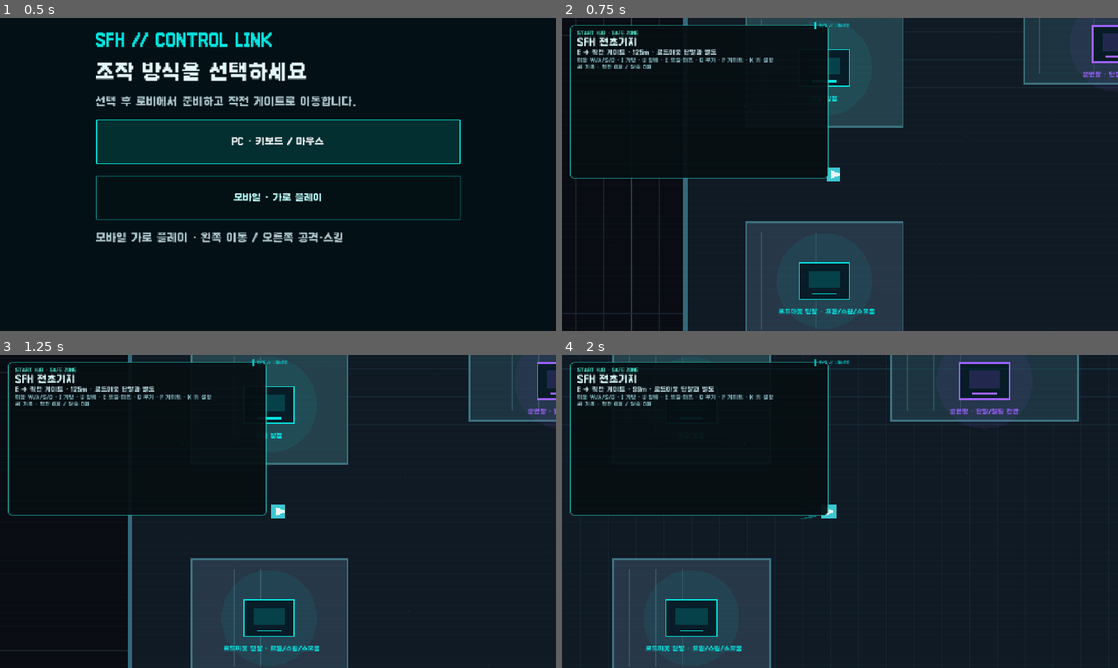
Above: before the commit, frames 1-4 (two rows, left to right).
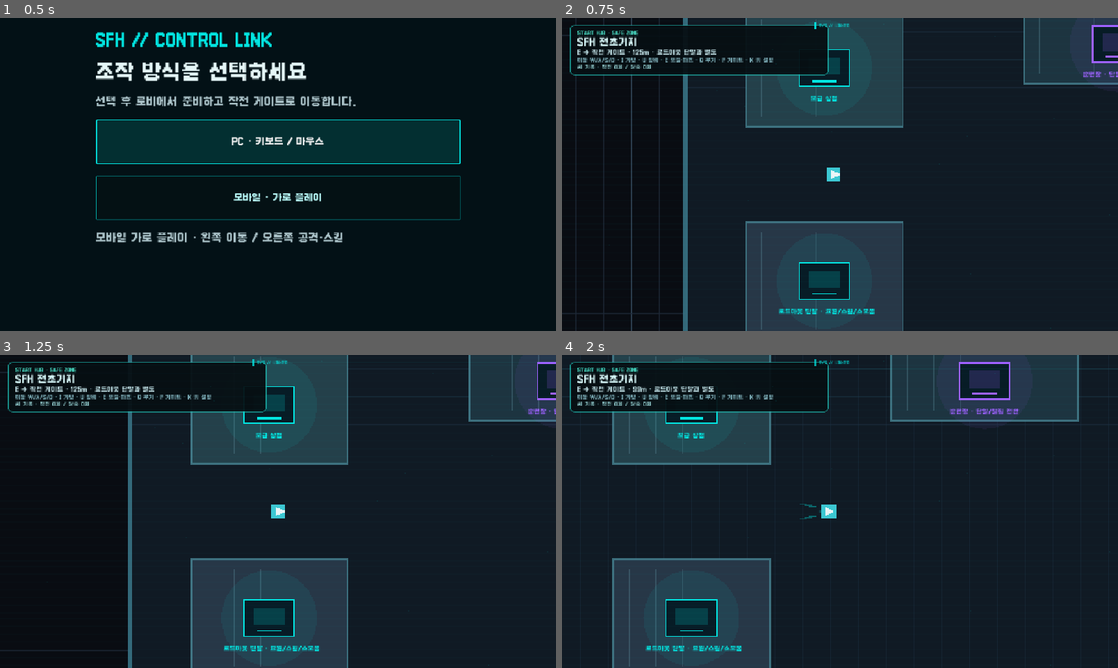
Above: after the commit, the same moments.

Repository: aedws/SFH
Game: Godot game, scene res://game/scenes/application.tscn
The game is run twice, just before and just after one commit, with the same random seed, the same clock (stepped at 60 frames per second) and the same inputs.
Inputs (mouse positions are in pixels of both pictures, inside the frame that each line leads up to):
- Up to frame 1 (0.5 s): no input
- Up to frame 2 (0.75 s): click "PC · 키보드 / 마우스" at 0.5 s
- Up to frame 3 (1.25 s): no input
- Up to frame 4 (2 s): tap Enter (ui_accept) at 1.25, 1.52 s; move the mouse to (962, 495) at 1.27 s; hold D (move_right) from 1.28 s (still down); hold Space (dash) from 1.28 s (still down); click (962, 495) at 1.42 s

Frame 1 is identical in both runs. In frame 2, 3.2% of the frame differs, in the area x 1-48%, y 17-52%; in frame 3, 2.9%; in frame 4, 5.4%.

Commit message:
fix: shrink hub HUD after native save status wraps

Diff:
--- a/docs/assets/code-module-map.json
+++ b/docs/assets/code-module-map.json
@@ -1,6 +1,6 @@
 {
   "schema_version": 2,
-  "source_sha256": "fcd6e679ede1f0e510bd878b6fbf7d16bebe4b64b8b2a12280613dd7f60db586",
+  "source_sha256": "673412ea2e13bcbb191d0a06708b1340c9d38f0e9a7d0dc311921baff856607b",
   "domains": [
     {
       "id": "system",
--- a/docs/assets/project-ontology.json
+++ b/docs/assets/project-ontology.json
@@ -1,7 +1,7 @@
 {
   "schema_version": 3,
   "updated": "2026-09-07",
-  "source_sha256": "3f48b327aeb403ad05d10da7afc868f5e3399db2aa6798a95759832fa68069e0",
+  "source_sha256": "363f60fa3b08ab77a22d26b20c52ad052d329dbc2886aa8adcc2f5a5ec06524b",
   "authority": {
     "id": "authority:project-owner",
     "label": "프로젝트 오너",
--- a/game/features/run_setup/combat_hud_presenter.gd
+++ b/game/features/run_setup/combat_hud_presenter.gd
@@ -41,10 +41,12 @@
 var hub_hint: Label
 var hub_objective: Label
 var hub_objective_text := ""
+var hub_size_refresh_queued := false
 
 
 func attach_hub(view: Control) -> void:
 	hub_view = view
+	hub_view.minimum_size_changed.connect(_queue_hub_size_refresh)
 	hub_hint = view.get_node_or_null("Panel/Margin/Content/Controls") as Label
 	hub_objective = view.get_node_or_null("Panel/Margin/Content/Objective") as Label
 	if hub_objective != null:
@@ -53,6 +55,21 @@
 	if hub_hint != null:
 		hub_hint.autowrap_mode = TextServer.AUTOWRAP_WORD_SMART
 	_apply_responsive_layout()
+
+
+func _queue_hub_size_refresh() -> void:
+	if hub_size_refresh_queued:
+		return
+	hub_size_refresh_queued = true
+	_refresh_hub_size.call_deferred()
+
+
+func _refresh_hub_size() -> void:
+	hub_size_refresh_queued = false
+	if is_instance_valid(hub_view):
+		# Autowrap may temporarily grow during native save-status/font initialization.
+		# Container minimum sizes shrink later, but its allocated height does not.
+		hub_view.size.y = maxf(116.0, hub_view.get_combined_minimum_size().y)
 
 
 func attach_tutorial(overlay: Control) -> void:
--- a/game/tests/release_boot_contract_test.gd
+++ b/game/tests/release_boot_contract_test.gd
@@ -23,6 +23,12 @@
 	_check(is_instance_valid(game.start_hub), "default boot opens hub")
 	_check(is_instance_valid(game.player), "hub has controllable player")
 	_check(not game.run_started, "boot does not bypass hub")
+	var original_hint: String = game.hub_control_hint_label.text
+	game.hub_control_hint_label.text = "초기 저장 상태 확인 중 ".repeat(50)
+	for frame in 3: await process_frame
+	game.hub_control_hint_label.text = original_hint
+	for frame in 4: await process_frame
+	_check(game.start_hub_hud.size.y <= 180.0, "hub contracts after temporary wrapped status")
 	if failures.is_empty():
 		_check(game.start_run(&"medium"), "exported medium raid starts")
 		for frame in 6: await process_frame
